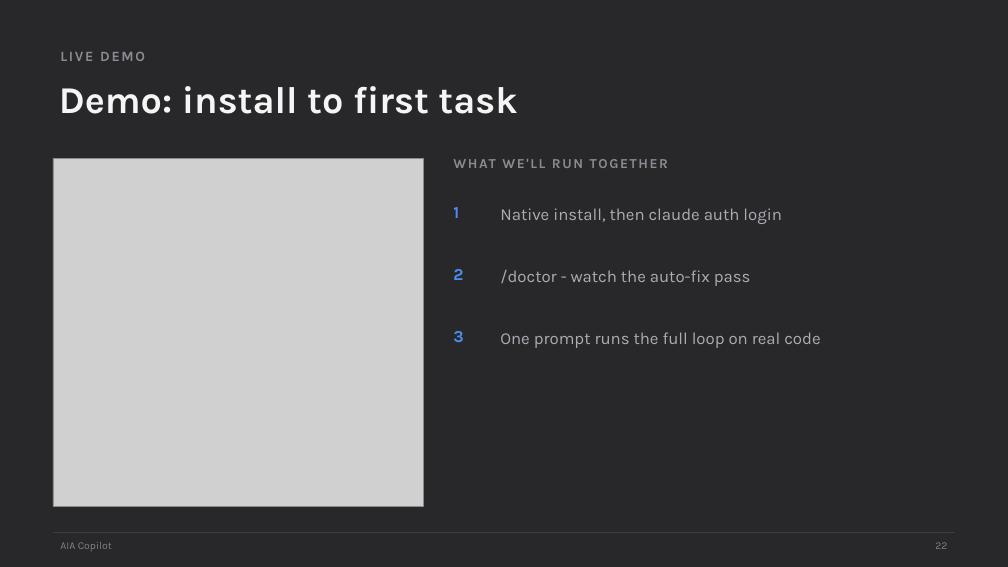
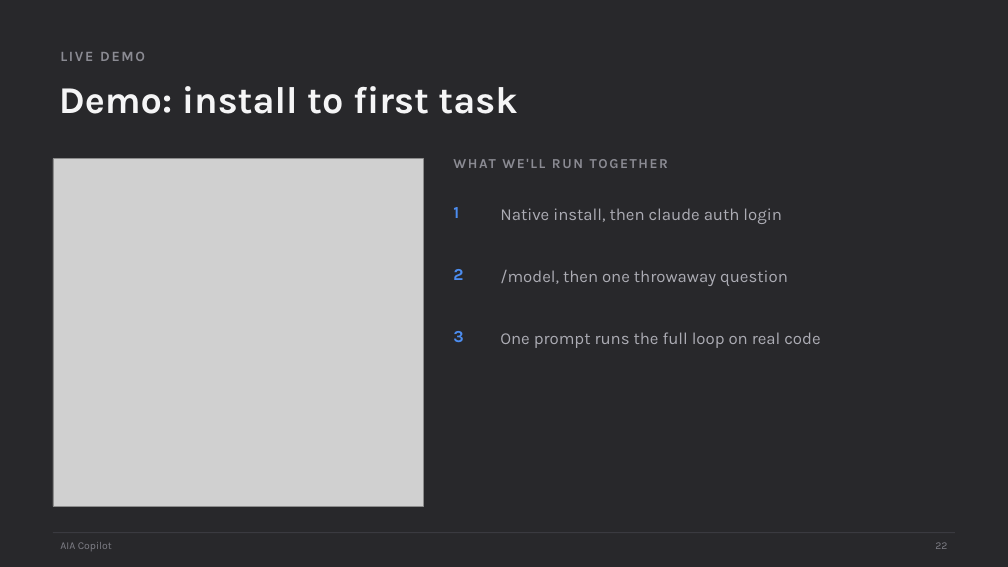
Before and after one commit to scottrhay/AIA-ClaudeCopilot, a slide deck: slide 22 of claude-code-3day/slides/Day1_Claude_Code_Fundamentals.pptx. Drawn at 1008x567 pixels with LibreOffice and Linux fonts; fonts in the diff are those of the drawing; grey boxes stand for pictures. Boxes give left, top, right and bottom in pixels: in the first picture for what was removed or moved away, otherwise in the second. Text is boxed around its words. In the diff, an @@ line names an element or a change of style, - is before the commit and + after.

```diff
--- a/claude-code-3day/slides/Day1_Claude_Code_Fundamentals.pptx
+++ b/claude-code-3day/slides/Day1_Claude_Code_Fundamentals.pptx
@@ text at (500,270,788,286): text changed @@
-/doctor - watch the auto-fix pass
+/model, then one throwaway question
```
Also in this commit, not shown: 3 other slides changed, 1 other file.
